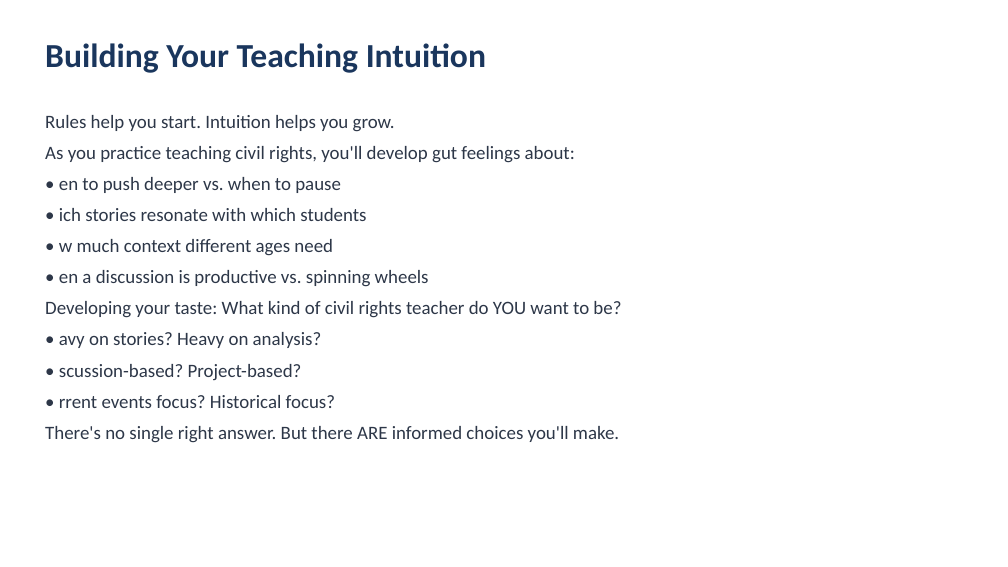
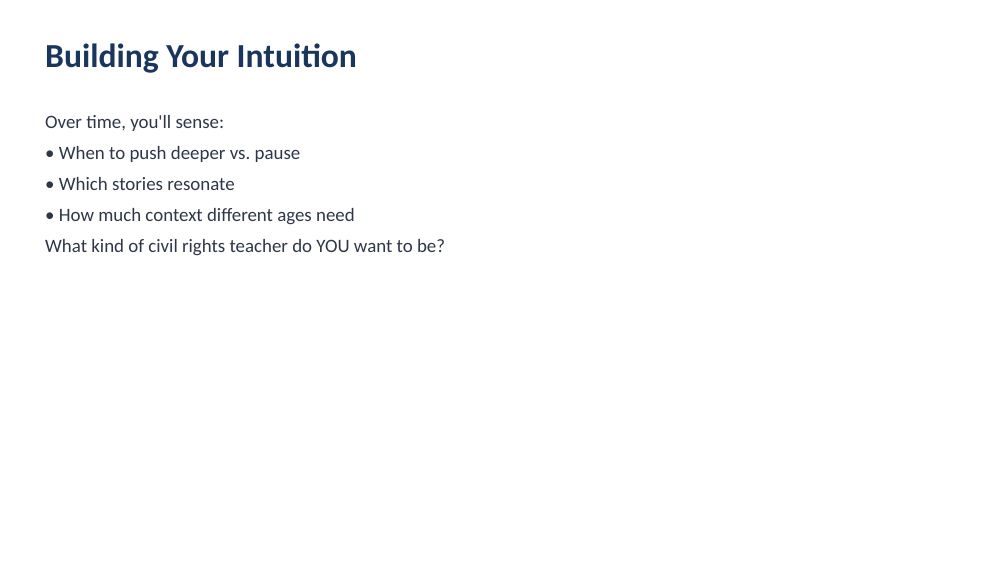
Before and after one commit to bme-wacoisd/tea, a slide deck: slide 10 of lessons/01-james-baldwin-civil-rights/slides.pptx. Drawn at 1008x567 pixels with LibreOffice and Linux fonts; fonts in the diff are those of the drawing. Boxes give left, top, right and bottom in pixels: in the first picture for what was removed or moved away, otherwise in the second. Text is boxed around its words. In the diff, an @@ line names an element or a change of style, - is before the commit and + after.

```diff
--- a/lessons/01-james-baldwin-civil-rights/slides.pptx
+++ b/lessons/01-james-baldwin-civil-rights/slides.pptx
@@ text at (45,43,357,73): text changed @@
-Building Your Teaching Intuition
+Building Your Intuition
@@ text at (45,115,445,256): text changed @@
-Rules help you start. Intuition helps you grow.
-As you practice teaching civil rights, you'll develop gut feelings about:
-• en to push deeper vs. when to pause
-• ich stories resonate with which students
-• w much context different ages need
-• en a discussion is productive vs. spinning wheels
-Developing your taste: What kind of civil rights teacher do YOU want to be?
-• avy on stories? Heavy on analysis?
-• scussion-based? Project-based?
-• rrent events focus? Historical focus?
-There's no single right answer. But there ARE informed choices you'll make.
+Over time, you'll sense:
+• When to push deeper vs. pause
+• Which stories resonate
+• How much context different ages need
+What kind of civil rights teacher do YOU want to be?
```
Also in this commit, not shown: 13 other slides changed, 3 other files.
